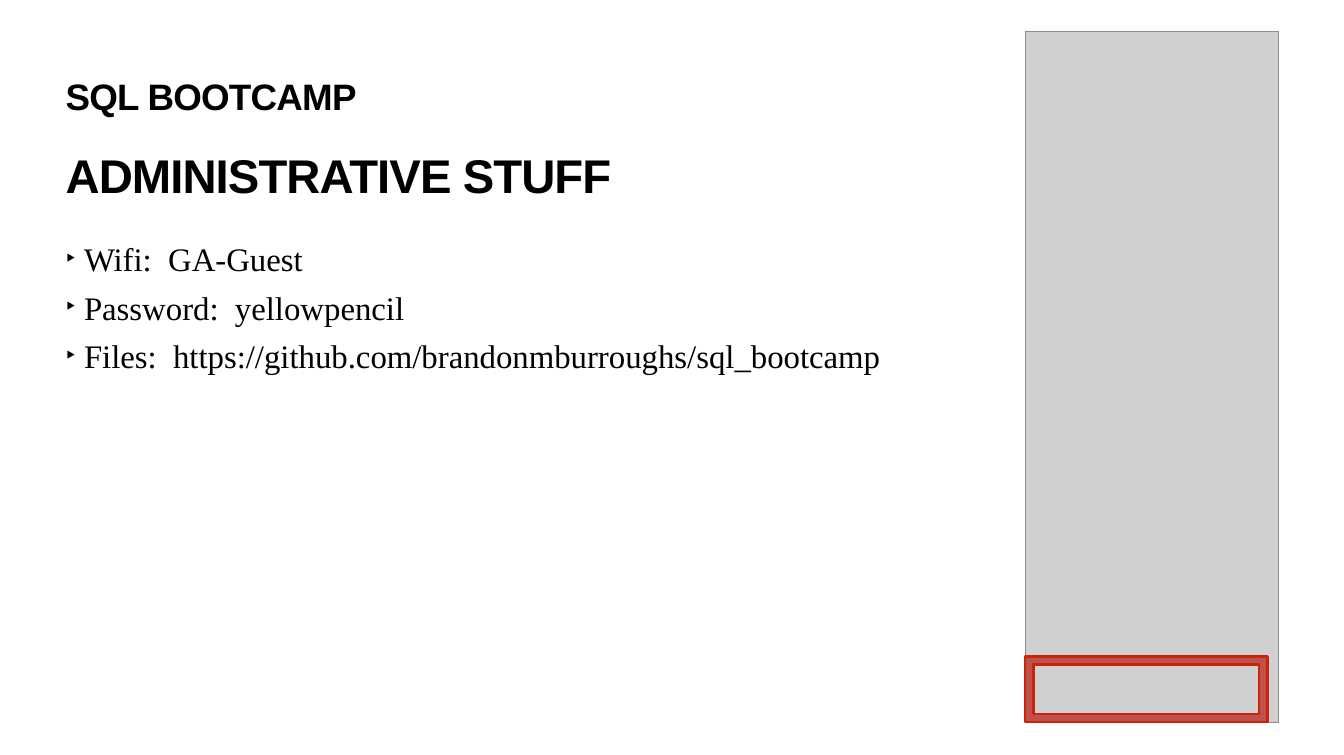
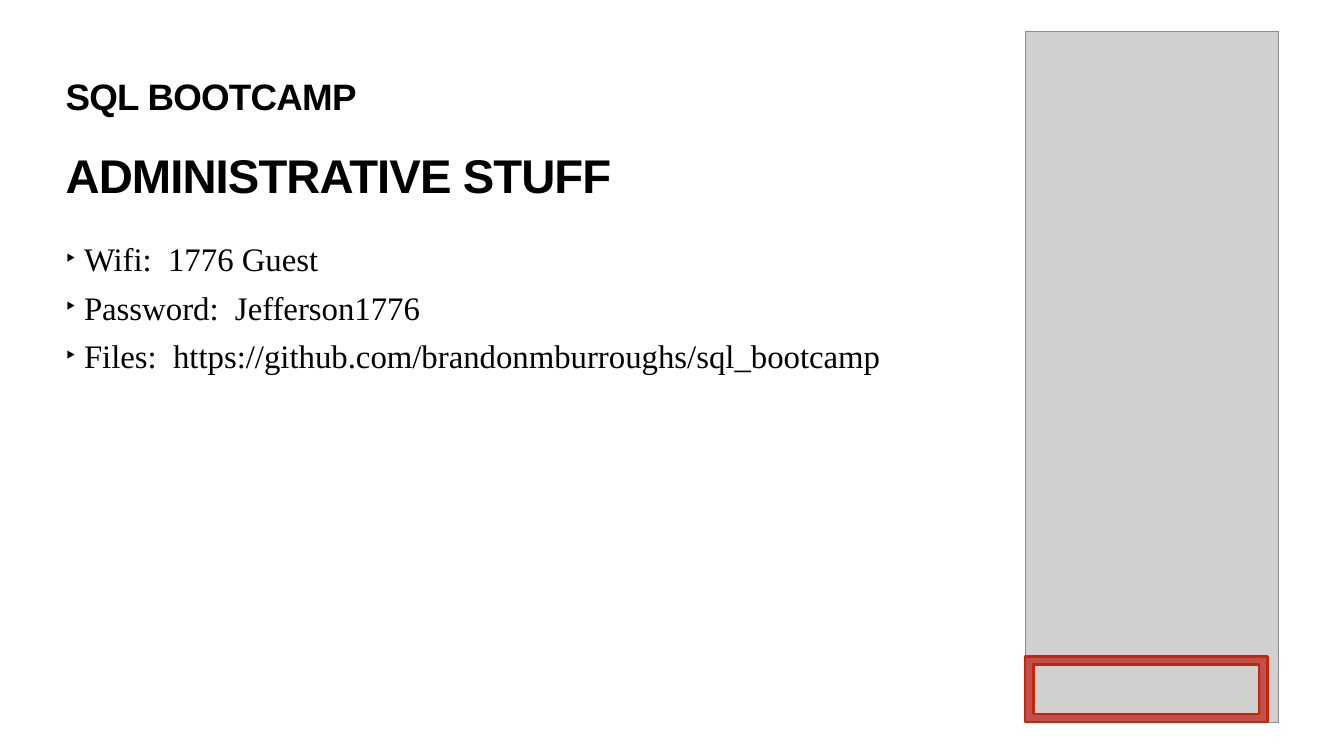
Before and after one commit to brandonmburroughs/sql_bootcamp, a slide deck: slide 2 of Slides/SQL Bootcamp.pptx. Drawn at 1344x755 pixels with LibreOffice and Linux fonts; fonts in the diff are those of the drawing; grey boxes stand for pictures. Boxes give left, top, right and bottom in pixels: in the first picture for what was removed or moved away, otherwise in the second. Text is boxed around its words. In the diff, an @@ line names an element or a change of style, - is before the commit and + after.

```diff
--- a/Slides/SQL Bootcamp.pptx
+++ b/Slides/SQL Bootcamp.pptx
@@ text at (84, 248, 420, 321): text changed @@
-  ‣ Wifi: GA-Guest
-  ‣ Password: yellowpencil
+  ‣ Wifi: 1776 Guest
+  ‣ Password: Jefferson1776
```
Also in this commit, not shown: 1 other slide changed, 1 other file.
